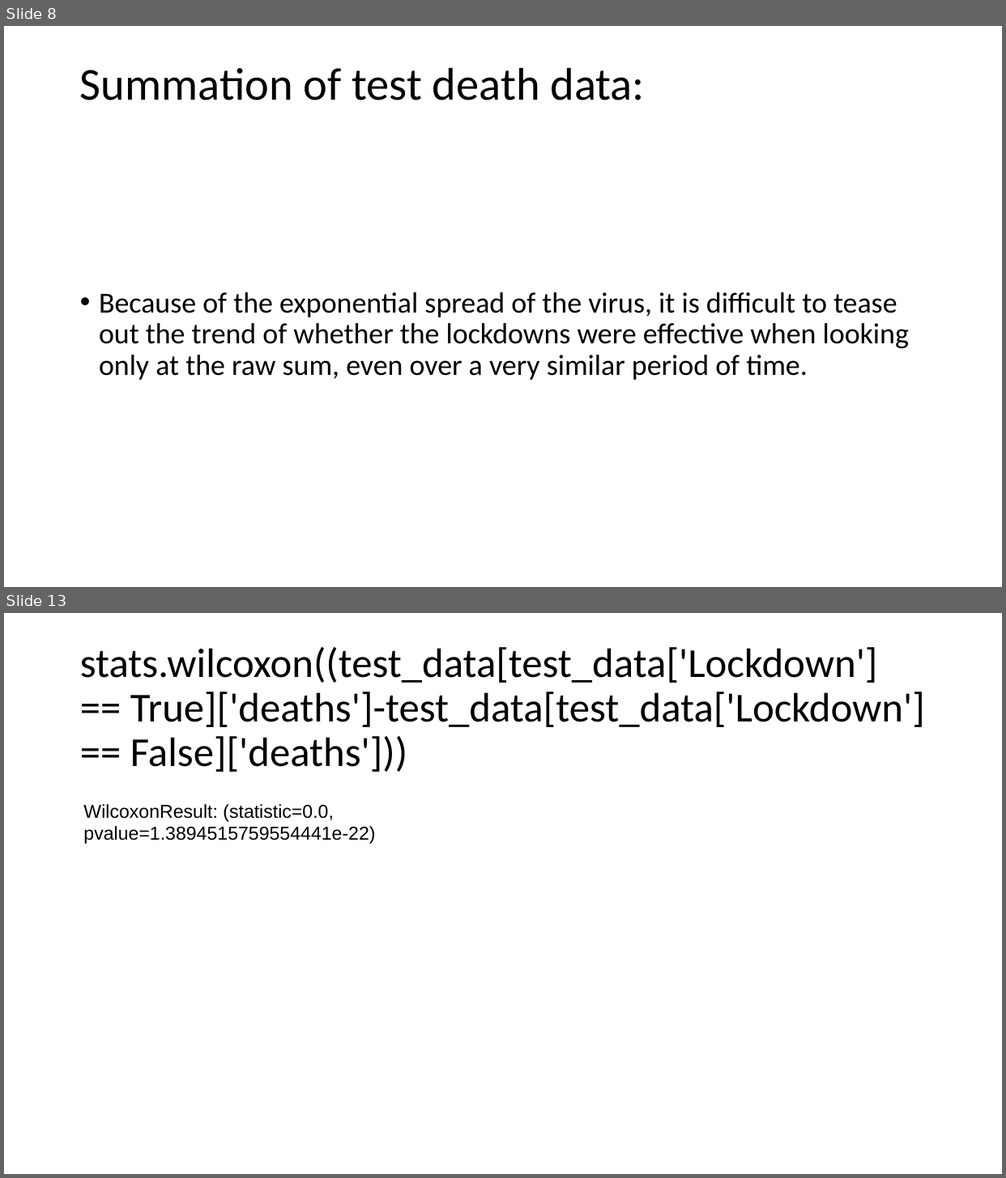
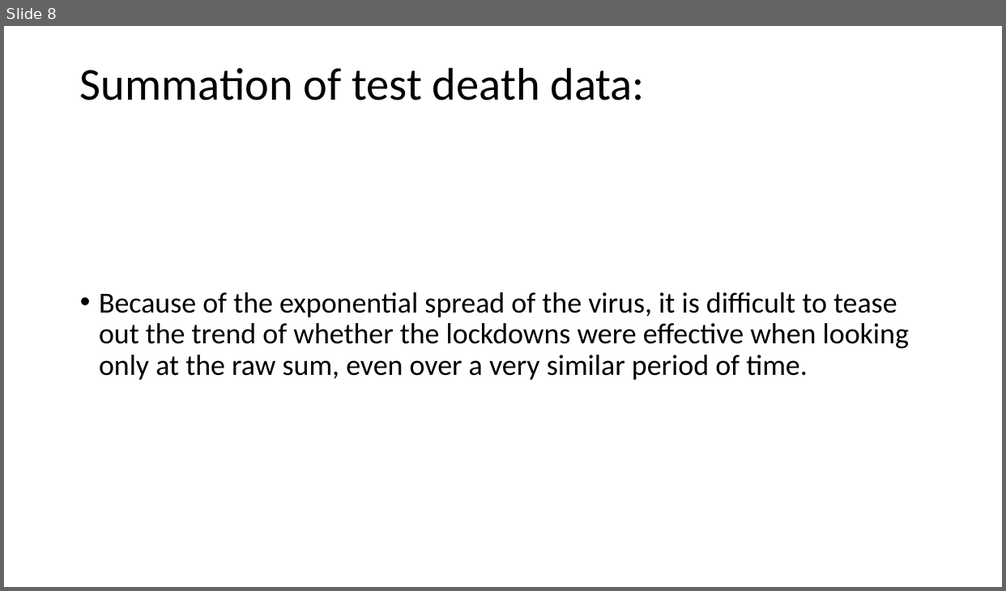
Before and after one commit to RPerron91/Lockdown-Efficacy, a slide deck: capstone1_covid-19.pptx. Shown one above the other, each under a label of ours: slides 8 and 13 before the commit, slide 8 after it; the slides between them are not shown. The pictures are 1006x1178 and 1006x591 pixels, drawn with LibreOffice and Linux fonts; fonts in the diff are those of the drawing. Boxes give left, top, right and bottom in pixels: in the first picture for what was removed or moved away, otherwise in the second. Text is boxed around its words. In the diff, an @@ line names an element or a change of style, - is before the commit and + after.

```diff
--- a/capstone1_covid-19.pptx
+++ b/capstone1_covid-19.pptx
@@ slide 13 removed at bbox=[4, 613, 1002, 1174], background #FFFFFF @@
@@ title removed at bbox=[80, 647, 925, 772] @@
-stats.wilcoxon((test_data[test_data['Lockdown'] == True]['deaths']-test_data[test_data['Lockdown'] == False]['deaths']))
@@ text removed at bbox=[83, 804, 375, 844] @@
-WilcoxonResult: (statistic=0.0, pvalue=1.3894515759554441e-22)
```
Also in this commit, not shown: 5 slides changed, 4 slides added, 3 other slides removed, 1 other file.
